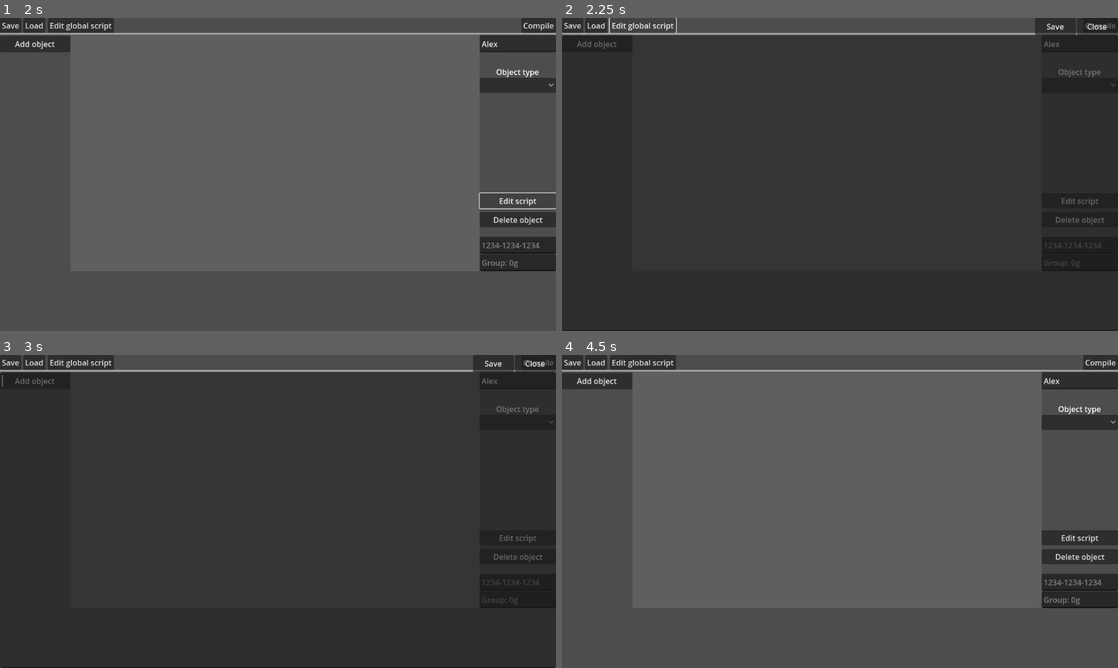
Above: before the commit, frames 1-4 (two rows, left to right).
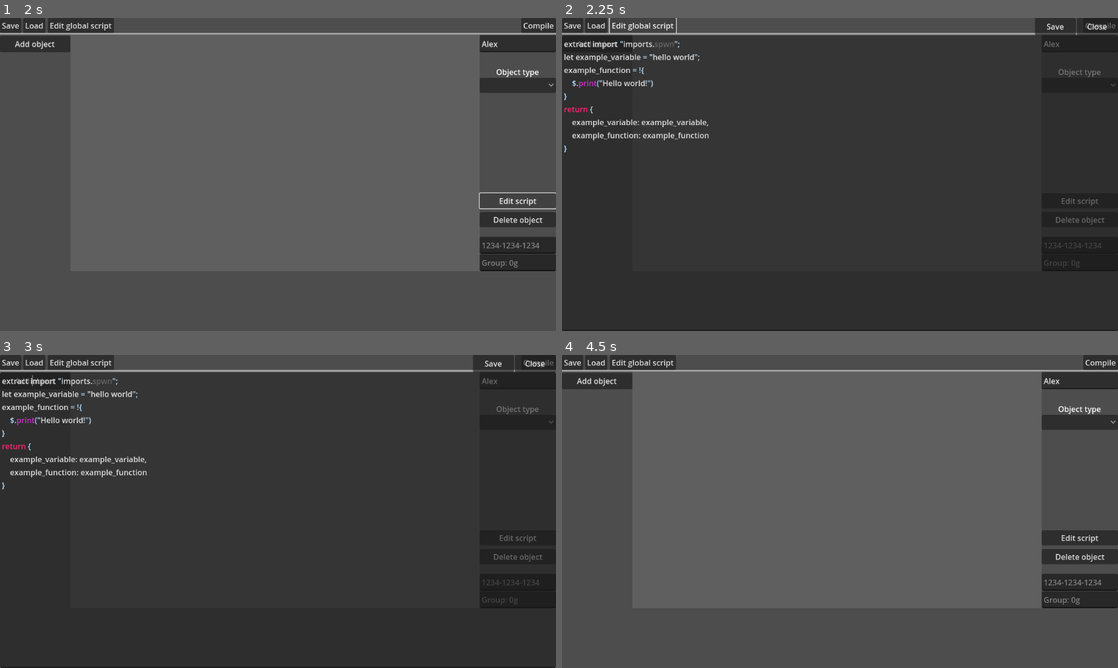
Above: after the commit, the same moments.

Repository: dash-engine/Dash-Engine
Game: Godot game, scene res://main.tscn
The game is run twice, just before and just after one commit, with the same random seed, the same clock (stepped at 60 frames per second) and the same inputs.
Inputs (mouse positions are in pixels of both pictures, inside the frame that each line leads up to):
- Up to frame 1 (2 s): click (517, 43) at 0.52 s; type "Alex" at 0.6 s; click "Edit script" at 1.25 s
- Up to frame 2 (2.25 s): click "Edit global script" at 2 s
- Up to frame 3 (3 s): click "Add object" at 2.75 s
- Up to frame 4 (4.5 s): click (1079, 423) at 3.5 s; click "Compile" at 4.25 s

Frame 1 is identical in both runs. In frame 2, 1.3% of the frame differs, in the area x 0-27%, y 7-44%; in frame 3, 1.3%, in the area x 0-27%, y 6-44%; in frame 4, nothing differs.

Commit message:
Fix script editor, modify imports

Diff:
--- a/global.gd
+++ b/global.gd
@@ -1,7 +1,15 @@
 extends Node
 
 var project = {
-	"scripts": {"global":""},
+	"scripts": {"global":"""extract import "imports.spwn";
+let example_variable = "hello world";
+example_function = !{
+	$.print("Hello world!")
+}
+return {
+	example_variable: example_variable,
+	example_function: example_function
+}"""},
 	"objects": {},
 	"scenes": {},
 	"files": {},
--- a/scripts/script_editor.gd
+++ b/scripts/script_editor.gd
@@ -4,8 +4,9 @@
 @export var code: TextEdit
 
 func _ready() -> void:
+	print("Script UID: ", uid)
 	if Global.project["scripts"].has(uid):
-		print(Global.project["scripts"][uid])
+		code.text = Global.project["scripts"][uid]
 
 func _on_close_pressed() -> void:
 	queue_free()
Not shown, changed: spwn/imports.spwn
